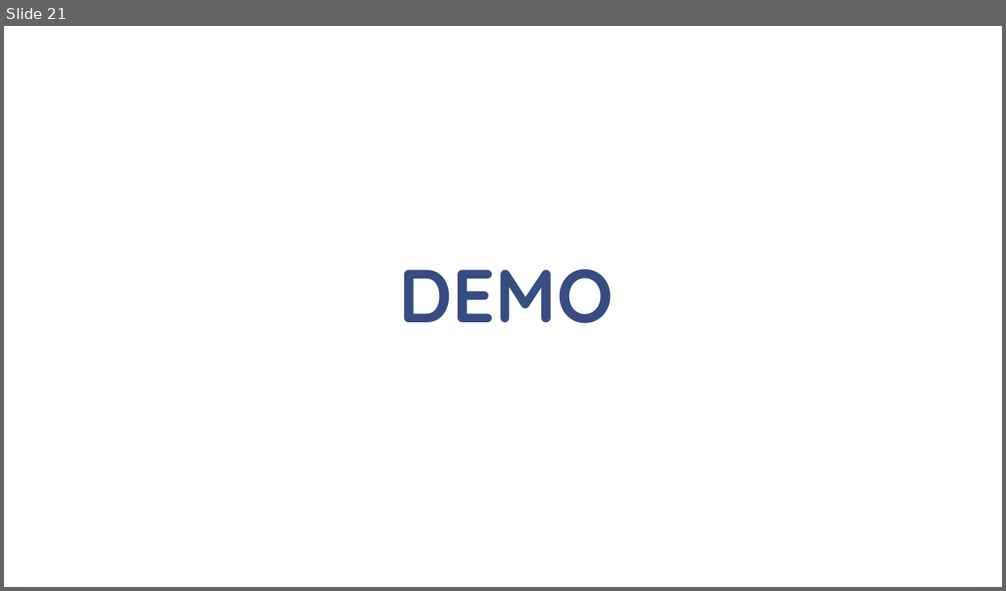
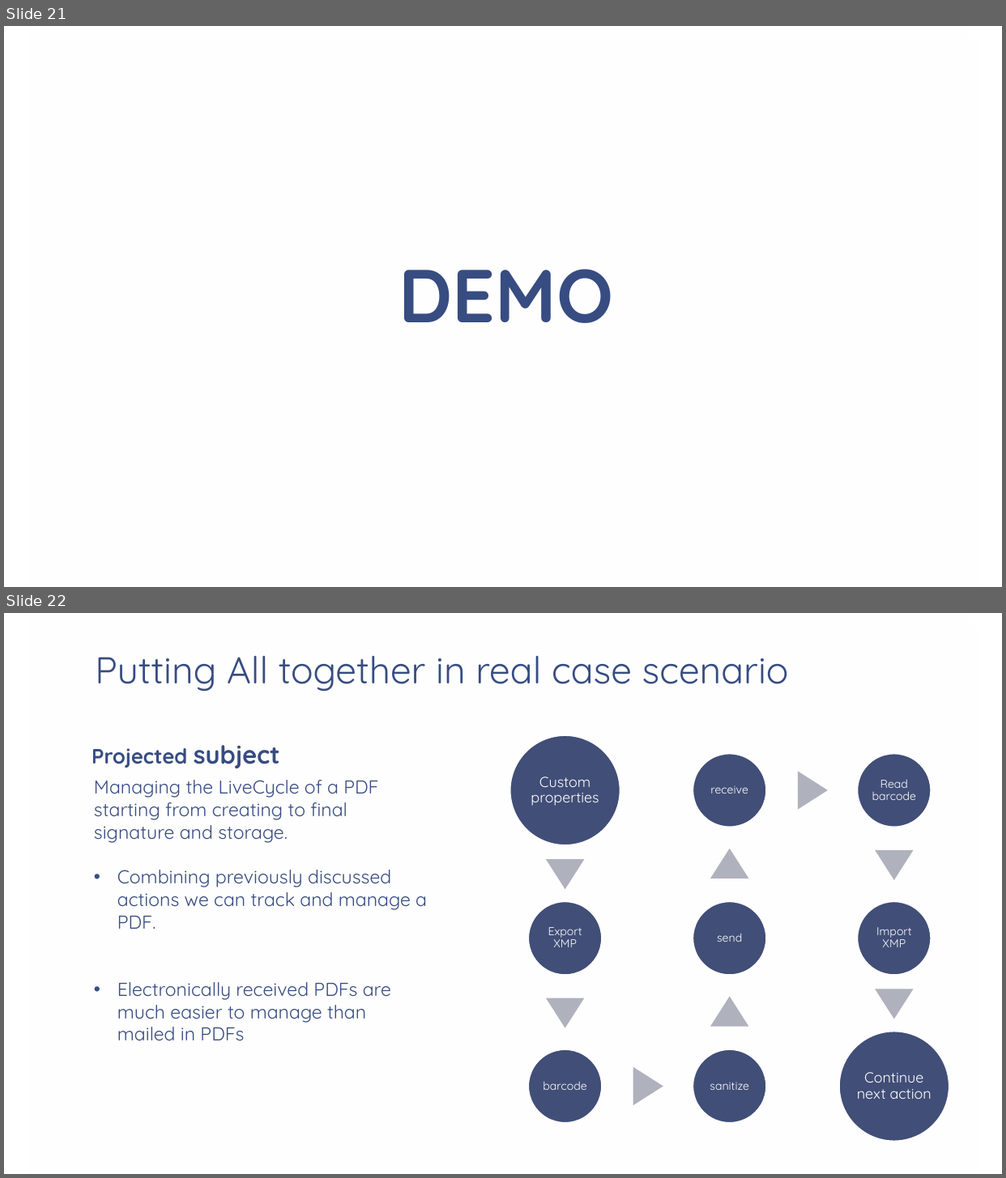
Before and after one commit to cfclick/CFSummit2016, a slide deck: powerpoint/SmartPDF/Don't Just PDF.pptx. Shown one above the other, each under a label of ours: slide 21 before the commit, slides 21 and 22 after it. The pictures are 1006x591 and 1006x1178 pixels, drawn with LibreOffice and Linux fonts; fonts in the diff are those of the drawing; background and template pictures are left out. Boxes give left, top, right and bottom in pixels: in the first picture for what was removed or moved away, otherwise in the second. Text is boxed around its words. In the diff, an @@ line names an element or a change of style, - is before the commit and + after.

Commit message:
putting all together

```diff
--- a/powerpoint/SmartPDF/Don't Just PDF.pptx
+++ b/powerpoint/SmartPDF/Don't Just PDF.pptx
@@ slide 22 added at (x1=4, y1=613, x2=1002, y2=1174), background picture (left out); not listed: 1 template element that a slide beside it also shows @@
@@ title added at (x1=95, y1=656, x2=789, y2=692), 36 pt, text #374C81 @@
+Putting All together in real case scenario
@@ text added at (x1=91, y1=745, x2=280, y2=769), 20 pt, text #374C81, bold @@
+Projected subject
@@ text added at (x1=94, y1=780, x2=427, y2=1041), 18 pt, text #374C81 @@
+Managing the LiveCycle of a PDF starting from creating to final signature and storage.
+• Combining previously discussed actions we can track and manage a PDF.
+• Electronically received PDFs are much easier to manage than mailed in PDFs
@@ group added at (x1=510, y1=736, x2=948, y2=1141): 9 ellipses, 9 texts, 8 triangles @@
+Custom properties
+Export XMP
+barcode
+sanitize
+send
+receive
+Read barcode
+Import XMP
+Continue next action
```
Also in this commit, not shown: 1 slide changed, 2 other slides added, 7 other files.
